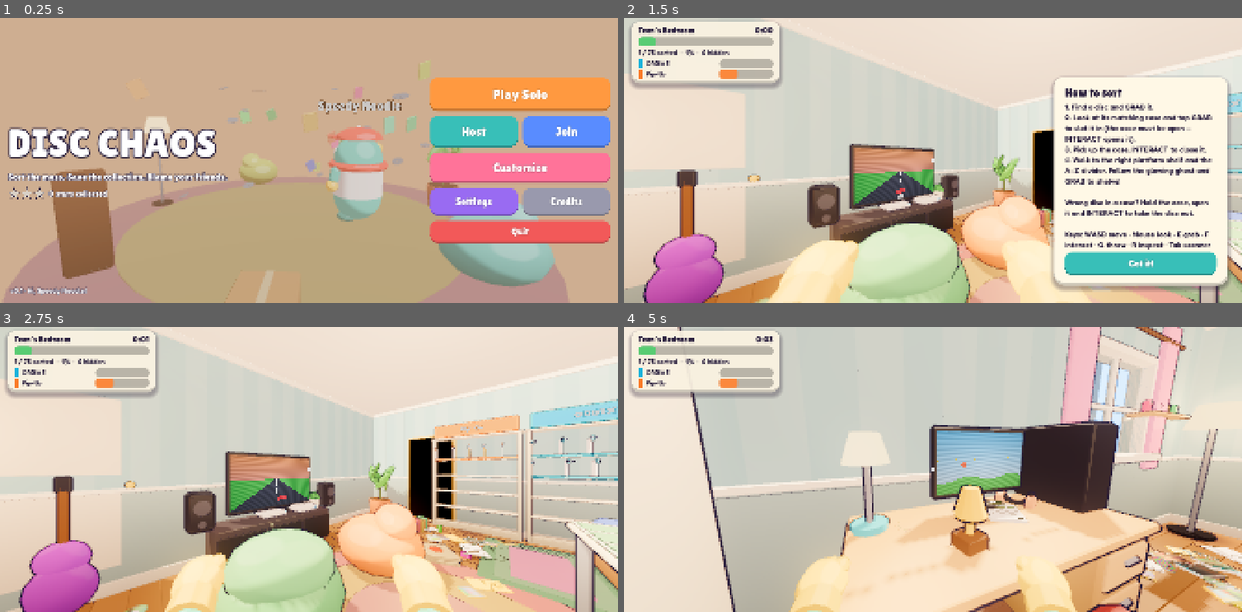
Above: before the commit, frames 1-4 (two rows, left to right).
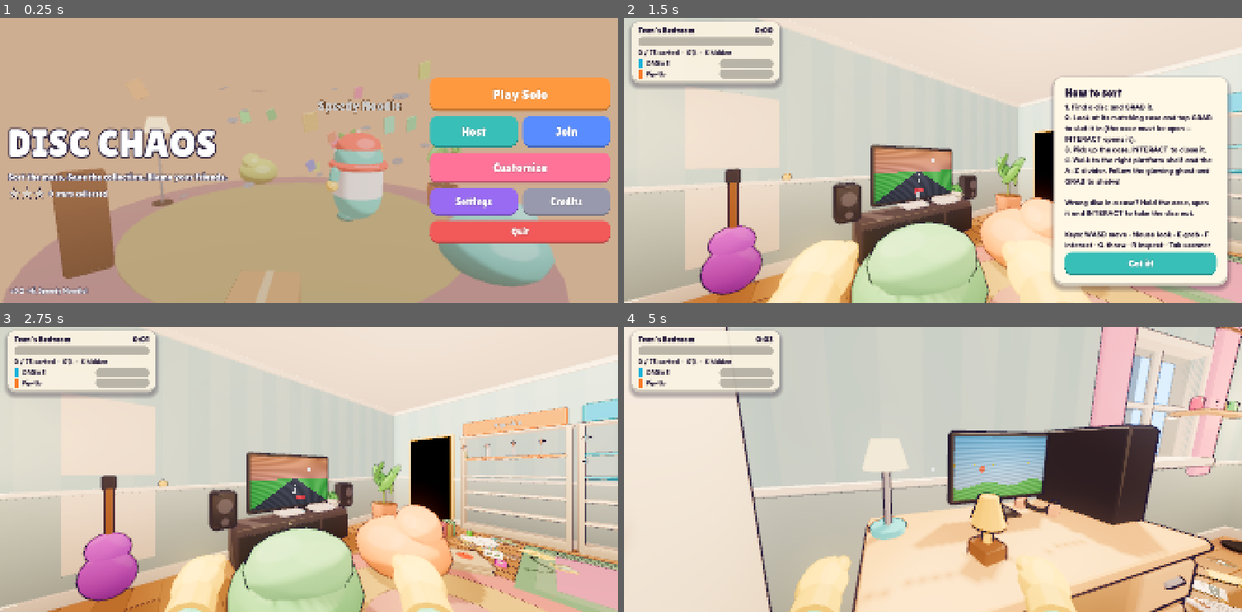
Above: after the commit, the same moments.

Repository: KreeMA4/Disc-Chaos
Game: Godot game, scene res://scenes/main.tscn
Two runs of this game, one before a commit and one after it. Both use one fixed random seed, a clock stepped at 60 frames per second and the inputs below.
Inputs (mouse positions are in pixels of both pictures, inside the frame that each line leads up to):
- Up to frame 1 (0.25 s): no input
- Up to frame 2 (1.5 s): click "Play Solo" at 0.5 s; click "Play" at 1.25 s
- Up to frame 3 (2.75 s): click "Got it!" at 2 s
- Up to frame 4 (5 s): move the mouse to (1068, 455) at 2.77 s; hold D (move_right) 2.78-3.53 s; tap T (emote) at 2.85, 4.55 s; click (1068, 455) at 2.92 s; tap Space (jump) at 3.02, 3.32, 3.77, 4.07 s; tap E (grab) at 3.05, 3.6 s; move the mouse to (902, 469) at 3.52 s; hold W (move_forward) from 3.53 s (still down); tap Q (throw) at 3.8 s; move the mouse to (945, 463) at 4.27 s; hold Q (throw) from 4.28 s (still down)

The runs differ from the first frame. In frame 1, 0.7% of the frame differs, in the area x 3-62%, y 37-98%; in frame 2, 20%; in frame 3, 30%; in frame 4, 34%, in the area x 2-100%, y 0-100%.

Commit message:
Phase 2: co-op (ENet host/join, LAN discovery, room codes, late join), lobby, customization + randomizer, emotes, net test [release]
Co-Authored-By: Claude Opus 5.5 <noreply@anthropic.com>
Claude-Session: https://claude.ai/code/session_019hcM1V7UBy7P7MAsADENqa

Diff:
--- a/project.godot
+++ b/project.godot
@@ -5,7 +5,7 @@
 
 config/name="Disc Chaos"
 config/description="Co-op disc & case sorting chaos."
-config/version="0.1"
+config/version="0.2"
 run/main_scene="res://scenes/main.tscn"
 config/features=PackedStringArray("4.7", "Mobile")
 config/icon="res://icon.png"
--- a/scenes/main.gd
+++ b/scenes/main.gd
@@ -84,6 +84,8 @@
 	for a in args:
 		if a.begins_with("--autostart="):
 			start_solo(int(a.substr(12)))
+		elif a == "--ui-shots":
+			add_child(load("res://tests/ui_shots.gd").new())
 		elif a.begins_with("--dev-shots="):
 			add_child(load("res://tests/dev_shots.gd").new())
 		elif a == "--nettest-host" or a.begins_with("--nettest-client"):
--- a/scripts/core/defs.gd
+++ b/scripts/core/defs.gd
@@ -1,7 +1,7 @@
 class_name Defs
 ## Shared constants for DISC CHAOS: item kinds, case formats, editions, platforms, genres.
 
-const CATALOG_VERSION := 3
+const CATALOG_VERSION := 4
 const CATALOG_SEED := 0x0D15C
 
 # ---------------------------------------------------------------- item kinds
--- a/scripts/core/profile.gd
+++ b/scripts/core/profile.gd
@@ -93,7 +93,7 @@
 	return UNLOCKS.get(cat, {}).get(idx, 0)
 
 func level_unlocked(id: int) -> bool:
-	if id <= 1:
+	if id <= 1 or Settings.get_value("unlock_all"):
 		return true
 	if id == 6:
 		return completed.has(1) or completed.has("1")
--- a/scripts/core/settings.gd
+++ b/scripts/core/settings.gd
@@ -28,6 +28,7 @@
 	"last_code": "",
 	"warehouse_items": 400,
 	"dev_no_cover_cache": false,
+	"unlock_all": false,
 }
 
 var values := {}
--- a/scripts/covers/cover_painter.gd
+++ b/scripts/covers/cover_painter.gd
@@ -356,7 +356,7 @@
 			draw_rect(Rect2(sw + Vector2(-S * 0.09, -S * 0.02), Vector2(S * 0.18, S * 0.03)), pal.accent)
 			draw_circle(sw + Vector2(0, -S * 0.3), S * 0.08, Color(pal.accent2, 0.35))
 		Defs.G_HORROR:
-			grad_rect(r, Color(0.05, 0.08, 0.06), pal.mid.darkened(0.4))
+			grad_rect(r, Color(0.12, 0.16, 0.14), pal.mid.darkened(0.15))
 			draw_circle(P.call(0.75, 0.22), S * 0.14, Color(0.95, 0.95, 0.8))
 			draw_circle(P.call(0.78, 0.2), S * 0.12, Color(0.85, 0.85, 0.7))
 			var mc: Vector2 = P.call(0.5, 0.75)
--- a/scripts/covers/cover_palette.gd
+++ b/scripts/covers/cover_palette.gd
@@ -10,9 +10,9 @@
 	var genre: int = t.genre
 	var dark_bias := 0.0
 	match genre:
-		Defs.G_HORROR: h = 0.30 + rng.randf() * 0.15; dark_bias = 0.35
+		Defs.G_HORROR: h = 0.30 + rng.randf() * 0.15; dark_bias = 0.2
 		Defs.G_SPACE: h = 0.62 + rng.randf() * 0.18; dark_bias = 0.25
-		Defs.G_STEALTH: h = 0.55 + rng.randf() * 0.1; dark_bias = 0.3
+		Defs.G_STEALTH: h = 0.55 + rng.randf() * 0.1; dark_bias = 0.18
 		Defs.G_FARM: h = 0.1 + rng.randf() * 0.15
 		Defs.G_CRIME: h = 0.88 + rng.randf() * 0.15
 		Defs.G_MECH: h = rng.randf() * 0.15 + 0.02
--- a/scripts/player/bean_model.gd
+++ b/scripts/player/bean_model.gd
@@ -355,13 +355,13 @@
 	var top := Vector3(0, H - 0.04, 0)
 	match idx:
 		1: # cap
-			k.sphere("toon", Transform3D(Basis(), top + Vector3(0, -0.04, 0)), Vector3(R * 0.98, 0.18, R * 0.98), Color(0.95, 0.3, 0.3), 6, 16, true)
-			k.box("toon", Transform3D(Basis(Vector3.RIGHT, 0.1), top + Vector3(0, -0.03, -R - 0.08)), Vector3(0.34, 0.025, 0.22), Color(0.95, 0.3, 0.3), 0.012)
-			k.sphere("toon", Transform3D(Basis(), top + Vector3(0, 0.14, 0)), Vector3(0.03, 0.03, 0.03), Color.WHITE, 3, 6)
+			k.sphere("toon", Transform3D(Basis(), Vector3(0, 1.1, 0)), Vector3(0.355, 0.245, 0.355), Color(0.95, 0.3, 0.3), 6, 16, true)
+			k.box("toon", Transform3D(Basis(Vector3.RIGHT, 0.12), Vector3(0, 1.11, -0.4)), Vector3(0.32, 0.025, 0.2), Color(0.95, 0.3, 0.3), 0.012)
+			k.sphere("toon", Transform3D(Basis(), Vector3(0, 1.345, 0)), Vector3(0.03, 0.03, 0.03), Color.WHITE, 3, 6)
 		2: # beanie
-			k.sphere("toon", Transform3D(Basis(), top + Vector3(0, -0.06, 0)), Vector3(R + 0.01, 0.26, R + 0.01), Color(0.4, 0.55, 0.95), 6, 16, true)
-			k.cylinder("toon", Transform3D(Basis(), top + Vector3(0, -0.06, 0)), R + 0.025, 0.08, Color(0.35, 0.45, 0.85), 18)
-			k.sphere("toon", Transform3D(Basis(), top + Vector3(0, 0.22, 0)), Vector3(0.07, 0.07, 0.07), Color.WHITE, 4, 8)
+			k.sphere("toon", Transform3D(Basis(), Vector3(0, 1.08, 0)), Vector3(0.37, 0.31, 0.37), Color(0.4, 0.55, 0.95), 6, 16, true)
+			k.cylinder("toon", Transform3D(Basis(), Vector3(0, 1.11, 0)), 0.365, 0.08, Color(0.35, 0.45, 0.85), 18, 0.34)
+			k.sphere("toon", Transform3D(Basis(), Vector3(0, 1.41, 0)), Vector3(0.07, 0.07, 0.07), Color.WHITE, 4, 8)
 		3: # crown
 			var gold := Color(1.0, 0.8, 0.25)
 			k.cylinder("toon", Transform3D(Basis(), top + Vector3(0, 0.02, 0)), 0.2, 0.1, gold, 16, -1.0, false)
@@ -374,7 +374,7 @@
 			for s in [-1.0, 1.0]:
 				k.cylinder("toon", Transform3D(Basis(Vector3.BACK, PI * 0.5), Vector3(s * (R + 0.02), 1.0, 0)), 0.1, 0.07, Color(0.95, 0.35, 0.55), 14)
 		5: # propeller
-			k.sphere("toon", Transform3D(Basis(), top + Vector3(0, -0.04, 0)), Vector3(R * 0.95, 0.16, R * 0.95), Color(0.3, 0.6, 0.95), 6, 16, true)
+			k.sphere("toon", Transform3D(Basis(), Vector3(0, 1.1, 0)), Vector3(0.355, 0.245, 0.355), Color(0.3, 0.6, 0.95), 6, 16, true)
 			k.cylinder("toon", Transform3D(Basis(), top + Vector3(0, 0.16, 0)), 0.012, 0.08, OUT, 6)
 			k.box("toon", Transform3D(Basis(Vector3.UP, 0.4), top + Vector3(0, 0.2, 0)), Vector3(0.36, 0.01, 0.06), Color(1.0, 0.85, 0.2), 0.01)
 		6: # traffic cone
@@ -397,7 +397,7 @@
 		10: # horns
 			for s in [-1.0, 1.0]:
 				k.cylinder("toon", Transform3D(Basis(Vector3.BACK, -s * 0.5), top + Vector3(s * 0.22, -0.02, 0)), 0.06, 0.26, Color(0.98, 0.95, 0.85), 10, 0.0)
-			k.sphere("toon", Transform3D(Basis(), top + Vector3(0, -0.06, 0)), Vector3(R * 0.97, 0.15, R * 0.97), Color(0.6, 0.6, 0.65), 6, 16, true)
+			k.sphere("toon", Transform3D(Basis(), Vector3(0, 1.1, 0)), Vector3(0.355, 0.245, 0.355), Color(0.6, 0.6, 0.65), 6, 16, true)
 		11: # bunny ears
 			for s in [-1.0, 1.0]:
 				k.capsule("toon", Transform3D(Basis(Vector3.BACK, -s * 0.18), top + Vector3(s * 0.12, 0.18, 0)), 0.06, 0.36, Color.WHITE, 10)
--- a/scripts/ui/bean_preview.gd
+++ b/scripts/ui/bean_preview.gd
@@ -68,7 +68,7 @@
 		b.position = Vector3((i - (n - 1) * 0.5) * 0.95, 0, 0)
 		vp.add_child(b)
 		beans.append(b)
-	cam.position = Vector3(0, 0.9 + n * 0.05, 2.6 + maxf(0, n - 1) * 0.8)
+	cam.position = Vector3(0, 0.85 + n * 0.05, 3.1 + maxf(0, n - 1) * 0.8)
 
 func _process(delta: float) -> void:
 	_t += delta
--- a/scripts/ui/customize.gd
+++ b/scripts/ui/customize.gd
@@ -118,8 +118,8 @@
 			grid.add_child(b)
 		var cp := ColorPickerButton.new()
 		cp.color = Profile.look.color if Profile.look.color is Color else Color.WHITE
-		cp.custom_minimum_size = Vector2(240, 100)
-		cp.text = "Custom"
+		cp.custom_minimum_size = Vector2(120, 100)
+		cp.text = "+"
 		cp.edit_alpha = false
 		cp.color_changed.connect(func(c):
 			Profile.set_look("color", c)
--- a/scripts/ui/settings_menu.gd
+++ b/scripts/ui/settings_menu.gd
@@ -82,6 +82,7 @@
 		3:
 			body.add_child(UIKit.toggle_row("Casual mode (scanner always on)", Settings.get_value("casual_scanner"), func(on): Settings.set_value("casual_scanner", on)))
 			body.add_child(UIKit.toggle_row("Ragdoll slips", Settings.get_value("ragdoll"), func(on): Settings.set_value("ragdoll", on)))
+			body.add_child(UIKit.toggle_row("Unlock all levels", Settings.get_value("unlock_all"), func(on): Settings.set_value("unlock_all", on)))
 			var nr := UIKit.hbox()
 			nr.add_child(UIKit.label("Clear cover-art cache", 28))
 			nr.add_child(UIKit.button("Clear", UIKit.RED, func():
--- a/scripts/world/layouts.gd
+++ b/scripts/world/layouts.gd
@@ -85,7 +85,7 @@
 	L.add_stash("beanbag", Vector3(4.0, 0, 4.0), -25, {"color": Color(0.45, 0.8, 0.55)})
 	L.add_prop("rug_round", Vector3(3.3, 0, 3.2), 0, {"r": 1.35, "color": Color(0.95, 0.6, 0.65), "color2": Color(1.0, 0.85, 0.55)})
 	L.add_prop("rug", Vector3(1.3, 0, 2.6), 0, {"w": 1.6, "d": 1.0, "color": Color(0.5, 0.75, 0.6)})
-	L.add_prop("plant_big", Vector3(0.38, 0, 5.0), 0)
+	L.add_prop("plant_big", Vector3(1.05, 0, 5.05), 0)
 	L.add_prop("lamp_floor", Vector3(6.25, 0, 4.95), 0)
 	L.add_light(Vector3(6.25, 1.5, 4.85), Color(1.0, 0.75, 0.45), 0.8, 3.5)
 	L.add_prop("guitar", Vector3(5.2, 0, 5.2), 180)
@@ -93,8 +93,8 @@
 	L.add_prop("speaker", Vector3(2.3, 0.5, 5.1), 180)
 	L.add_prop("speaker", Vector3(4.3, 0.5, 5.1), 180)
 	L.add_prop("ball", Vector3(1.0, 0, 4.4), 0, {"color": Color(1.0, 0.55, 0.2)})
-	L.add_prop("mirror_frame", Vector3(0.08, 0, 4.0), 90, {"color": Color(1.0, 0.8, 0.4)})
-	L.mirror = {"pos": Vector3(0.12, 0.95, 4.0), "yaw": deg_to_rad(90), "size": Vector2(0.8, 1.8)}
+	L.add_prop("mirror_frame", Vector3(0.08, 0, 4.5), 90, {"color": Color(1.0, 0.8, 0.4)})
+	L.mirror = {"pos": Vector3(0.12, 0.95, 4.5), "yaw": deg_to_rad(90), "size": Vector2(0.8, 1.8)}
 	L.add_prop("door", Vector3(5.2, 0, D - 0.04), 180)
 	# shelves: two units on the west wall + spare on the north wall
 	L.add_shelf_slot(Vector3(0.16, 0, 2.05), 90, "case_shelf")
--- a/tests/dev_shots.gd
+++ b/tests/dev_shots.gd
@@ -32,6 +32,15 @@
 		var bx: Transform3D = b.xf
 		var front := bx.origin + bx.basis.z * 1.1 + bx.basis.x * 0.4
 		views.append(["shelf", Vector3(front.x, 0, front.z), atan2(bx.basis.z.x, bx.basis.z.z), -0.35])
+	if not L.mirror.is_empty():
+		var mp: Vector3 = L.mirror.pos
+		var fwd: Vector3 = Basis(Vector3.UP, L.mirror.yaw) * Vector3.BACK
+		views.append(["mirror", Vector3(mp.x, 0, mp.z) + fwd * 1.6, L.mirror.yaw, -0.1])
+	for it in Game.st.items:
+		if it.parent < 0 and it.bucket < 0 and it.stash < 0 and it.kind == Defs.K_CASE and it.open:
+			var o: Vector3 = it.xf.origin
+			views.append(["floor", Vector3(o.x, 0, o.z + 0.9), 0.0, -1.0])
+			break
 	for v in views:
 		p.global_position = v[1]
 		p.look_yaw = v[2]
--- /dev/null
+++ b/tests/item_gallery.gd
@@ -0,0 +1,48 @@
+extends Node3D
+## Dev tool: renders every item mesh key (closed/open, lying flat) with the MultiMesh material.
+func _ready() -> void:
+	get_tree().create_timer(60).timeout.connect(func(): get_tree().quit(3))
+	var cam := Camera3D.new()
+	add_child(cam)
+	cam.position = Vector3(0.9, 1.6, 1.3)
+	cam.look_at(Vector3(0.9, 0, 0.35))
+	var sun := DirectionalLight3D.new()
+	sun.rotation_degrees = Vector3(-60, 30, 0)
+	add_child(sun)
+	var we := WorldEnvironment.new()
+	var e := Environment.new()
+	e.background_mode = Environment.BG_COLOR
+	e.background_color = Color(0.4, 0.6, 0.4)
+	e.ambient_light_source = Environment.AMBIENT_SOURCE_COLOR
+	e.ambient_light_color = Color.WHITE
+	e.ambient_light_energy = 0.5
+	we.environment = e
+	add_child(we)
+	var keys := ["case_0", "case_0_open", "case_1", "case_1_open", "case_3", "case_3_open", "case_4", "case_4_open", "case_5", "case_5_open", "cebox", "cebox_open", "disc_0", "artbook", "figure", "poster", "manual"]
+	for i in keys.size():
+		var mm := MultiMesh.new()
+		mm.transform_format = MultiMesh.TRANSFORM_3D
+		mm.use_colors = true
+		mm.use_custom_data = true
+		mm.mesh = ItemMeshes.mesh(keys[i])
+		mm.instance_count = 1
+		var lying := Basis(Vector3.RIGHT, -PI * 0.5) if keys[i].begins_with("case") and not keys[i].begins_with("case_4") and not keys[i].begins_with("case_5") else Basis()
+		mm.set_instance_transform(0, Transform3D(lying, Vector3((i % 6) * 0.38, 0.05, (i / 6) * 0.45)))
+		mm.set_instance_color(0, Color(0.95, 0.3, 0.3))
+		mm.set_instance_custom_data(0, Color(0, 0, 0, 0))
+		var mmi := MultiMeshInstance3D.new()
+		mmi.multimesh = mm
+		var kind := Defs.K_CASE
+		if keys[i].begins_with("disc"): kind = Defs.K_DISC
+		elif keys[i] == "figure": kind = Defs.K_FIGURE
+		elif keys[i] in ["artbook", "poster", "manual"]: kind = Defs.K_ARTBOOK
+		mmi.material_override = Covers.mm_mats[Covers.mode_for(kind)]
+		if "--faces" in OS.get_cmdline_user_args():
+			var dm := ShaderMaterial.new()
+			dm.shader = load("res://tests/out_face.gdshader")
+			mmi.material_override = dm
+		add_child(mmi)
+	await get_tree().create_timer(0.5).timeout
+	await RenderingServer.frame_post_draw
+	get_viewport().get_texture().get_image().save_png("res://tests/out/item_gallery.png")
+	get_tree().quit()
--- /dev/null
+++ b/tests/item_gallery.tscn
@@ -0,0 +1,6 @@
+[gd_scene format=3]
+
+[ext_resource type="Script" path="res://tests/item_gallery.gd" id="1"]
+
+[node name="G" type="Node3D"]
+script = ExtResource("1")
--- a/tests/net_test_driver.gd
+++ b/tests/net_test_driver.gd
@@ -1,3 +1,211 @@
 extends Node
-## Headless co-op test driver (see tools/net_test.sh).
+## Headless co-op test driver (run by tools/net_test.sh):
+##   host:     --nettest-host        hosts, starts level 1 once client 1 is ready, solves a product
+##   client 1: --nettest-client=1    joins before start, solves another product, contests a grab
+##   client 2: --nettest-client=2    joins LATE (mid-level, full state sync), contests the same
+##                                   grab, swaps a wrong disc, throws an item
+## Each process writes tests/out/net_<role>.txt with a state checksum; the script compares them.
+
 var mode := ""
+var role := "host"
+var idx := 0
+var log_lines: Array = []
+
+func _ready() -> void:
+	if mode.begins_with("--nettest-client="):
+		idx = int(mode.substr(17))
+		role = "client%d" % idx
+	get_tree().create_timer(110.0).timeout.connect(func(): _finish("TIMEOUT"))
+	await get_tree().create_timer(0.5).timeout
+	if role == "host":
+		await _host()
+	else:
+		await _client()
+
+func _l(s: String) -> void:
+	log_lines.append(s)
+	print("[%s] %s" % [role, s])
+
+func _wait(t: float) -> void:
+	await get_tree().create_timer(t).timeout
+
+func _host() -> void:
+	Profile.nickname = "Host Bean"
+	if not Net.host():
+		_finish("HOST_FAILED")
+		return
+	_l("hosting, code %s" % Net.room_code())
+	while not (Net.players.size() >= 2 and Net.all_ready()):
+		await _wait(0.2)
+	_l("starting with %d players" % Net.players.size())
+	Game.main.host_start(1)
+	await Game.level_loaded
+	await _wait(4.0)
+	await _solve_index(0)
+	Game.request_emote("dance")
+	await _until(40.0)
+	_finish("DONE", false)
+	await _wait(5.0)
+	get_tree().quit(0)
+
+func _client() -> void:
+	Profile.nickname = "Client %d" % idx
+	if idx == 2:
+		await _wait(9.0)  # late join: the level is already running
+	Net.join("127.0.0.1", Net.PORT)
+	await Net.joined_ok
+	_l("joined")
+	Net.set_ready(true)
+	if not Game.running:
+		await Game.level_loaded
+	await _wait(3.0)
+	_l("level running, items %d, solved %d" % [Game.st.items.size(), Game.st.solved_count])
+	if idx == 1 and "--net-shot" in OS.get_cmdline_user_args():
+		await _wait(1.0)
+		var host_r = Game.remotes.get(1)
+		if host_r:
+			var me_p: Player = Game.local_player
+			var hp: Vector3 = host_r.global_position
+			me_p.global_position = hp + Vector3(0.2, 0, 1.6)
+			me_p.look_yaw = atan2(-(hp.x - me_p.global_position.x), -(hp.z - me_p.global_position.z))
+			me_p.look_pitch = -0.2
+			Game.request_emote("wave")
+			await _wait(1.0)
+			await RenderingServer.frame_post_draw
+			get_viewport().get_texture().get_image().save_png("res://tests/out/net_shot.png")
+			_l("saved net shot")
+	if idx == 1:
+		await _solve_index(1)
+	# contested grab: both clients try to grab the same item at the same moment
+	var contested := _pick_contested()
+	await _wait(maxf(0.1, 16.0 - Game.st.elapsed))
+	_l("contesting uid %d" % contested)
+	Game.request_grab(contested)
+	await _wait(1.5)
+	_l("holder of contested = %d (me %d)" % [Game.st.items[contested].holder, Game.me()])
+	if idx == 2:
+		await _swap_wrong_disc()
+		await _throw_something()
+	await _wait(6.0)
+	if Game.st.items[contested].holder == Game.me():
+		Game.request_release(contested, Transform3D(Basis(), Game.local_player.global_position + Vector3(0, 1, 0)), Vector3.ZERO, Vector3.ZERO)
+	await _until(40.0)
+	_finish("DONE")
+
+func _until(t: float) -> void:
+	while Game.st == null or Game.st.elapsed < t:
+		await _wait(0.1)
+
+func _pick_contested() -> int:
+	for it in Game.st.items:
+		if it.kind == Defs.K_CASE and it.parent < 0 and it.bucket < 0 and it.stash < 0 and it.holder == 0 and not it.open:
+			return it.uid
+	return 0
+
+func _candidates() -> Array:
+	var out: Array = []
+	for p in Game.st.products:
+		if p.solved or p.edition == Defs.E_CE:
+			continue
+		var root: LevelState.Item = Game.st.items[p.root]
+		if root.stash >= 0 or root.holder != 0:
+			continue
+		var ok := true
+		for d in p.discs:
+			if Game.st.items[d].stash >= 0:
+				ok = false
+		if ok:
+			out.append(p)
+	return out
+
+func _solve_index(i: int) -> void:
+	var c := _candidates()
+	if c.size() <= i:
+		_l("no candidate %d" % i)
+		return
+	var p: Dictionary = c[i]
+	_l("solving pid %d %s" % [p.pid, Catalog.titles[p.title].name])
+	var st: LevelState = Game.st
+	var root: int = p.root
+	Game.request_grab(root)
+	await _wait(0.4)
+	if st.items[root].holder != Game.me():
+		_l("grab failed")
+		return
+	Game.request_open(root, true)
+	await _wait(0.3)
+	for cu in Array(st.items[root].contents):
+		if not (p.discs as Array).has(cu) and not (p.pieces as Array).has(cu):
+			Game.request_eject(root, Transform3D(Basis(), Game.local_player.global_position + Vector3(0.3, 1.0, 0)))
+			await _wait(0.3)
+	for d in p.discs:
+		if st.items[d].parent == root:
+			continue
+		var par: int = st.items[d].parent
+		if par >= 0 and not st.items[par].open:
+			Game.request_open(par, true)
+			await _wait(0.3)
+		Game.request_insert(d, root)
+		await _wait(0.3)
+	for pc in p.pieces:
+		if st.items[pc].parent != root:
+			Game.request_insert(pc, root)
+			await _wait(0.3)
+	Game.request_open(root, false)
+	await _wait(0.3)
+	Game.request_shelve(root, p.bucket, Game.local_player.hold_point.global_transform)
+	await _wait(0.5)
+	_l("pid %d solved=%s" % [p.pid, str(st.products[p.pid].solved)])
+
+func _swap_wrong_disc() -> void:
+	# find a case holding someone else's disc, take it out, put it where it belongs
+	var st: LevelState = Game.st
+	for p in st.products:
+		var box: LevelState.Item = st.items[p.disc_box]
+		if box.holder != 0 or box.bucket >= 0 or box.stash >= 0 or box.parent >= 0:
+			continue
+		for cu in box.contents:
+			if not (p.discs as Array).has(cu):
+				var target := st.correct_container_for(cu)
+				var t: LevelState.Item = st.items[target]
+				if t.holder != 0 or t.stash >= 0 or t.parent >= 0 and not st.items[t.parent].open:
+					continue
+				_l("swap: disc %d from case %d to case %d" % [cu, box.uid, target])
+				Game.request_open(box.uid, true)
+				Game.request_open(target, true)
+				await _wait(0.4)
+				Game.request_insert(cu, target)
+				await _wait(0.4)
+				_l("swap result parent=%d" % st.items[cu].parent)
+				return
+
+func _throw_something() -> void:
+	var st: LevelState = Game.st
+	for it in st.items:
+		if it.kind == Defs.K_DISC and it.parent < 0 and it.bucket < 0 and it.stash < 0 and it.holder == 0:
+			Game.request_grab(it.uid)
+			await _wait(0.4)
+			Game.request_release(it.uid, Transform3D(Basis(), Game.local_player.global_position + Vector3(0, 1.2, 0)), Vector3(0, 3, -3), Vector3.ONE)
+			_l("threw disc %d" % it.uid)
+			return
+
+func _finish(status: String, quit := true) -> void:
+	var st: LevelState = Game.st
+	var lines := ["status=%s" % status]
+	if st:
+		lines.append("checksum=%d" % st.checksum())
+		lines.append("solved=%d" % st.solved_count)
+		lines.append("players=%d" % Net.players.size())
+		var held := []
+		for it in st.items:
+			if it.holder != 0:
+				held.append("%d:%d" % [it.uid, it.holder])
+		lines.append("held=%s" % ",".join(held))
+	lines.append_array(log_lines)
+	DirAccess.make_dir_recursive_absolute(ProjectSettings.globalize_path("res://tests/out"))
+	var f := FileAccess.open("res://tests/out/net_%s.txt" % role, FileAccess.WRITE)
+	f.store_string("\n".join(lines))
+	f.close()
+	print("[%s] finished %s" % [role, status])
+	if quit or status == "TIMEOUT":
+		get_tree().quit(0)
--- /dev/null
+++ b/tests/ui_shots.gd
@@ -0,0 +1,26 @@
+extends Node
+## Dev tool: screenshot every menu screen. godot --path . -- --ui-shots
+func _ready() -> void:
+	get_tree().create_timer(120).timeout.connect(func(): get_tree().quit(3))
+	await get_tree().create_timer(0.6).timeout
+	var main = Game.main
+	for s in ["levels", "customize", "settings", "join", "credits"]:
+		main.go(s, "solo" if s == "levels" else null)
+		await get_tree().create_timer(0.8).timeout
+		await _shot(s)
+	Net.host()
+	main.go("lobby")
+	await get_tree().create_timer(1.0).timeout
+	await _shot("lobby")
+	Net.leave()
+	main.go("customize")
+	await get_tree().create_timer(0.5).timeout
+	main.current._randomize_all()
+	await get_tree().create_timer(1.6).timeout
+	await _shot("customize_random")
+	get_tree().quit()
+
+func _shot(n: String) -> void:
+	await RenderingServer.frame_post_draw
+	get_viewport().get_texture().get_image().save_png("res://tests/out/ui_%s.png" % n)
+	print("shot ", n)
Not shown, changed: export_presets.cfg
Not shown, added: tests/item_gallery.gd.uid
Not shown, added: tests/ui_shots.gd.uid
Not shown, changed: CHANGELOG.md
Not shown, changed: VERSION
Not shown, changed: build.sh
Not shown, added: tools/net_test.sh
